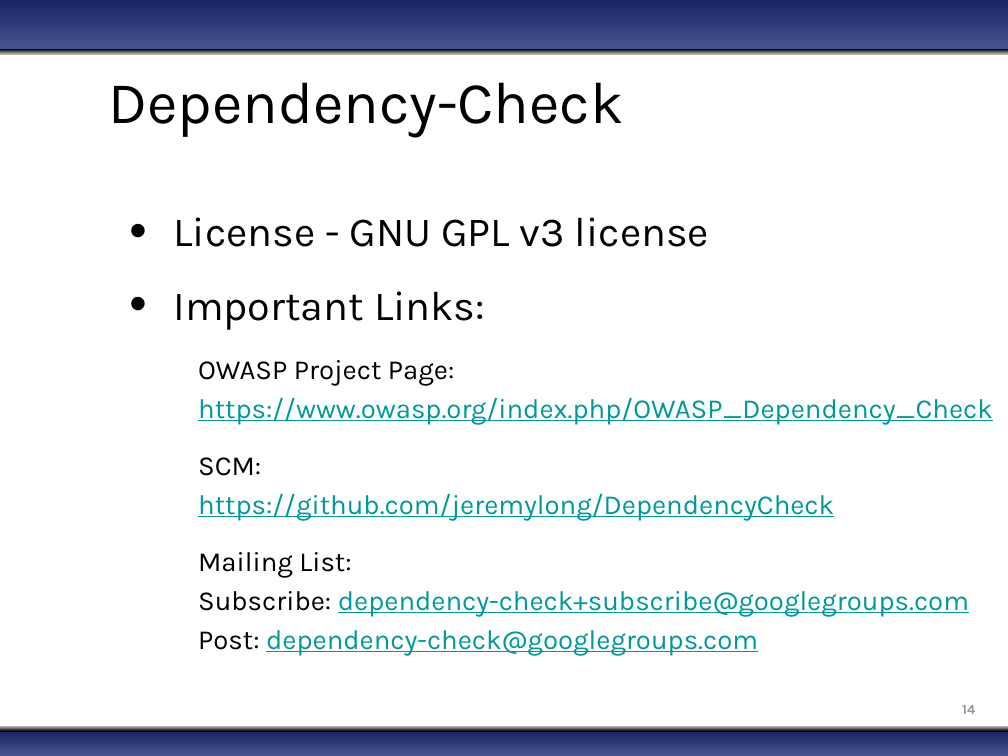
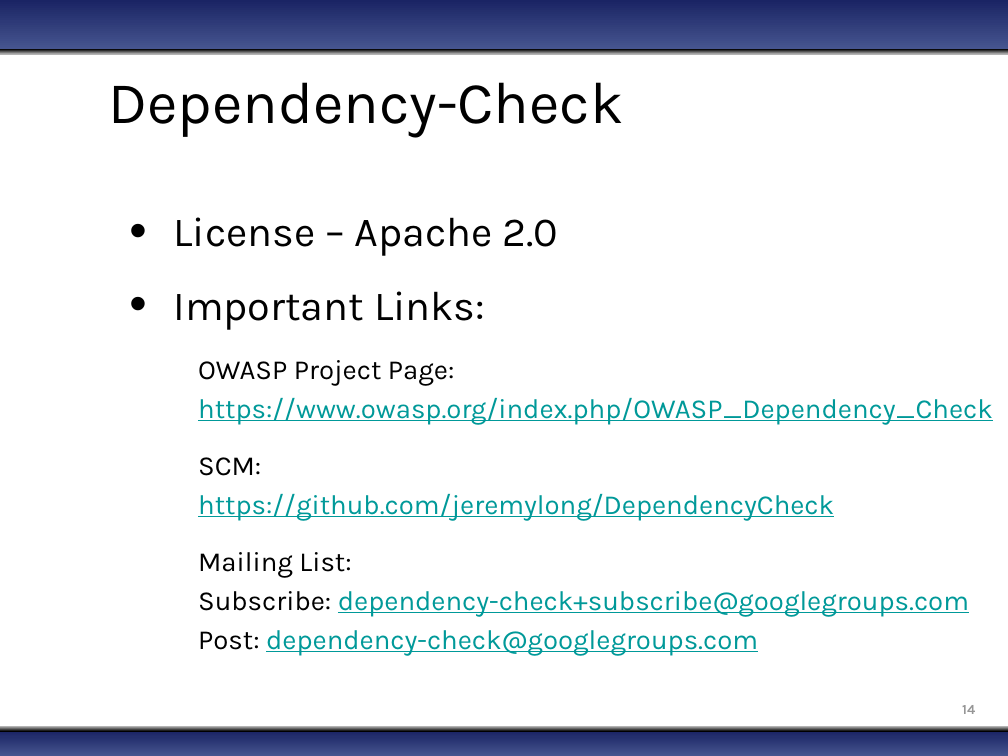
Before and after one commit to jeremylong/DependencyCheck, a slide deck: slide 14 of src/site/resources/dependency-check.pptx. Drawn at 1008x756 pixels with LibreOffice and Linux fonts; fonts in the diff are those of the drawing; background and template pictures are left out. Boxes give left, top, right and bottom in pixels: in the first picture for what was removed or moved away, otherwise in the second. Text is boxed around its words. In the diff, an @@ line names an element or a change of style, - is before the commit and + after.

```diff
--- a/src/site/resources/dependency-check.pptx
+++ b/src/site/resources/dependency-check.pptx
@@ text at <box>174,217,559,256</box>: text changed @@
-• License - GNU GPL v3 license
+• License – Apache 2.0
```
Also in this commit, not shown: 3 other slides changed, 1 other file.
